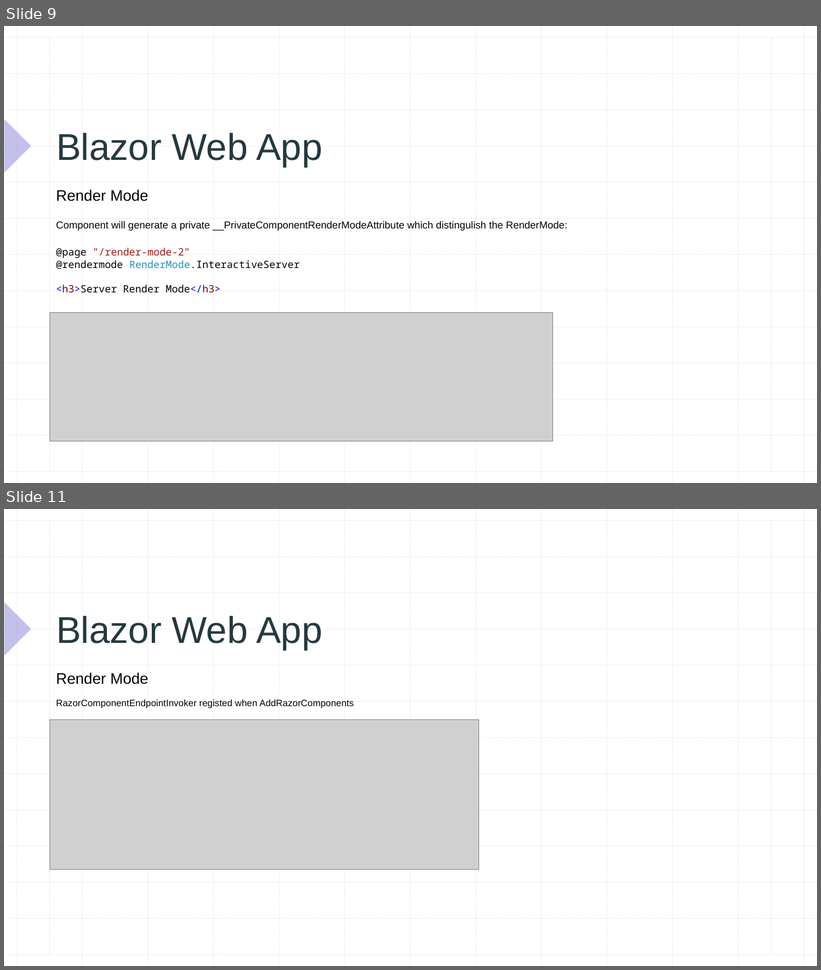
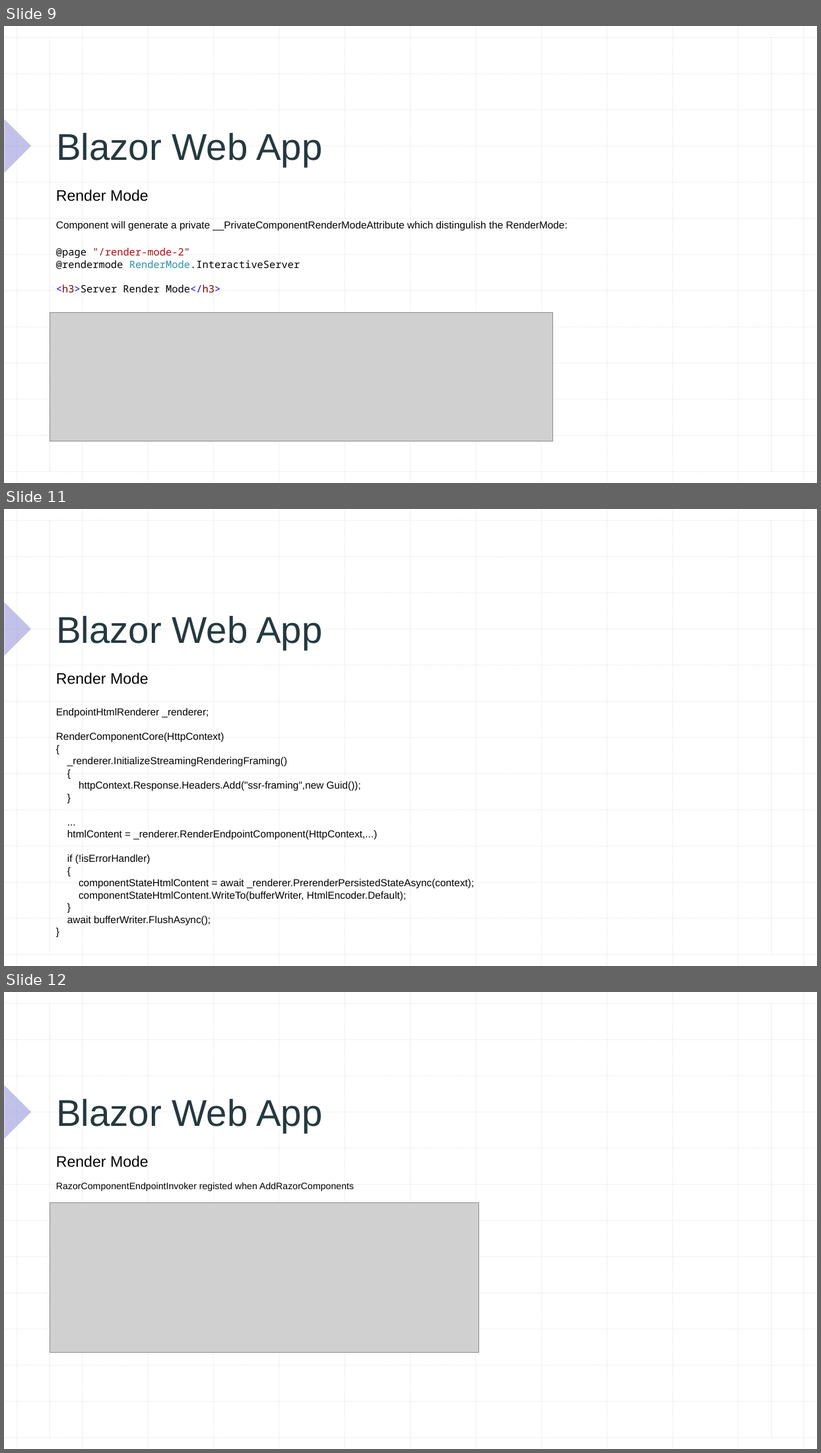
Before and after one commit to xccu/NetCore-Demo, a slide deck: Blazor in .net 8.pptx. Shown one above the other, each under a label of ours: slides 9 and 11 before the commit, slides 9, 11 and 12 after it; the slides between them are not shown. The pictures are 821x970 and 821x1453 pixels, drawn with LibreOffice and Linux fonts; fonts in the diff are those of the drawing; grey boxes stand for pictures. Boxes give left, top, right and bottom in pixels: in the first picture for what was removed or moved away, otherwise in the second. Text is boxed around its words. In the diff, an @@ line names an element or a change of style, - is before the commit and + after.

```diff
--- a/Blazor in .net 8.pptx
+++ b/Blazor in .net 8.pptx
@@ slide 11 added at (x1=4, y1=509, x2=817, y2=966), background #FFFFFF; not listed: 29 template elements that a slide beside it also shows @@
@@ title added at (x1=56, y1=616, x2=322, y2=650), 44 pt, text #24393F @@
+Blazor Web App
@@ text added at (x1=56, y1=673, x2=149, y2=685), 18 pt, text #000000 @@
+Render Mode
@@ text added at (x1=56, y1=708, x2=474, y2=925), 12 pt, text #000000 @@
+EndpointHtmlRenderer _renderer;
+RenderComponentCore(HttpContext)
+{
+_renderer.InitializeStreamingRenderingFraming()
+{
+httpContext.Response.Headers.Add("ssr-framing",new Guid());
+}
+...
+htmlContent = _renderer.RenderEndpointComponent(HttpContext,...)
+if (!isErrorHandler)
+{
+componentStateHtmlContent = await _renderer.PrerenderPersistedStateAsync(context);
+componentStateHtmlContent.WriteTo(bufferWriter, HtmlEncoder.Default);
+}
+await bufferWriter.FlushAsync();
+}
@@ what was slide 11 is now slide 12 @@
```
Also in this commit, not shown: 3 slides changed, 1 other slide added, 1 other file.
